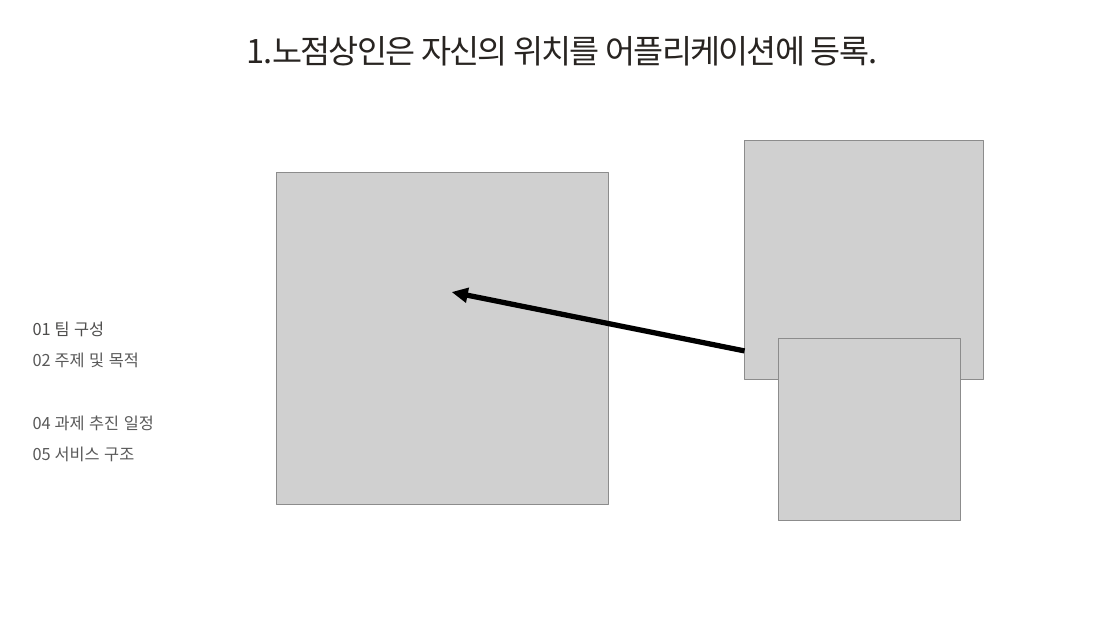
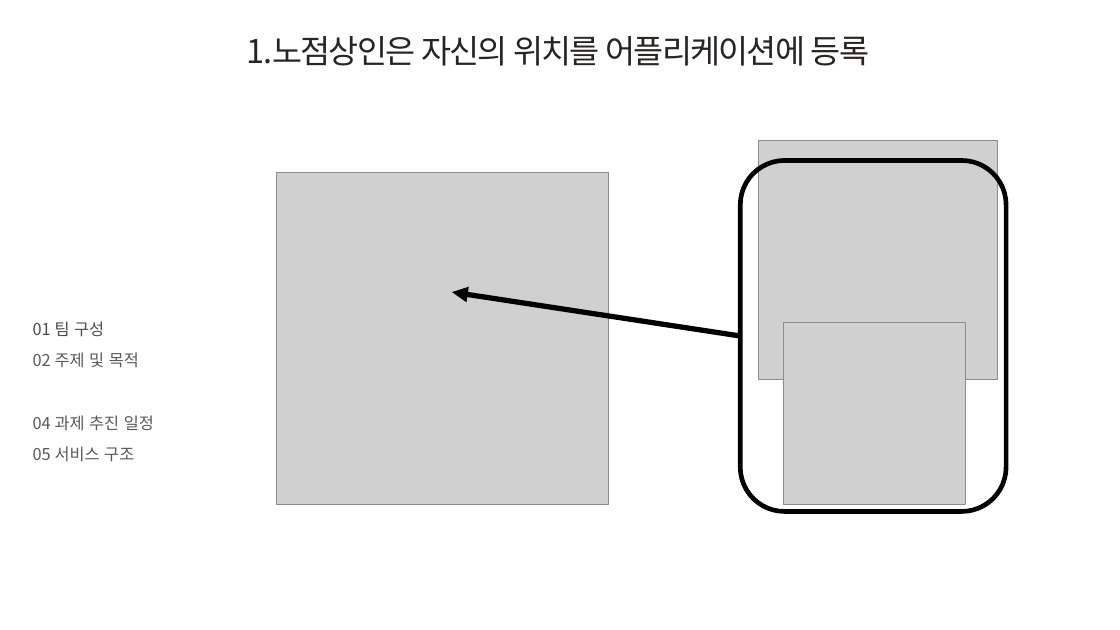
Before and after one commit to KIMTHE/KNU-MAP1-20212-Team01, a slide deck: slide 7 of document/Project_proposal_1조.pptx. Drawn at 1120x630 pixels with LibreOffice and Linux fonts; fonts in the diff are those of the drawing; grey boxes stand for pictures; background and template pictures are left out. Boxes give left, top, right and bottom in pixels: in the first picture for what was removed or moved away, otherwise in the second. Text is boxed around its words. In the diff, an @@ line names an element or a change of style, - is before the commit and + after.

```diff
--- a/document/Project_proposal_1조.pptx
+++ b/document/Project_proposal_1조.pptx
@@ text at (x1=247, y1=36, x2=869, y2=66): text changed @@
-1.노점상인은 자신의 위치를 어플리케이션에 등록.
+1.노점상인은 자신의 위치를 어플리케이션에 등록
@@ picture moved from (x1=744, y1=140, x2=983, y2=379) to (x1=759, y1=140, x2=997, y2=379) @@
@@ rounded rectangle added at (x1=740, y1=160, x2=1006, y2=512), outline #000000 4 pt @@
@@ arrow moved from (744, 351) - (452, 292) to (740, 336) - (452, 292) @@
@@ picture moved from (x1=779, y1=339, x2=961, y2=521) to (x1=784, y1=323, x2=966, y2=505) @@
```
Also in this commit, not shown: 6 other slides changed, 1 other file.
